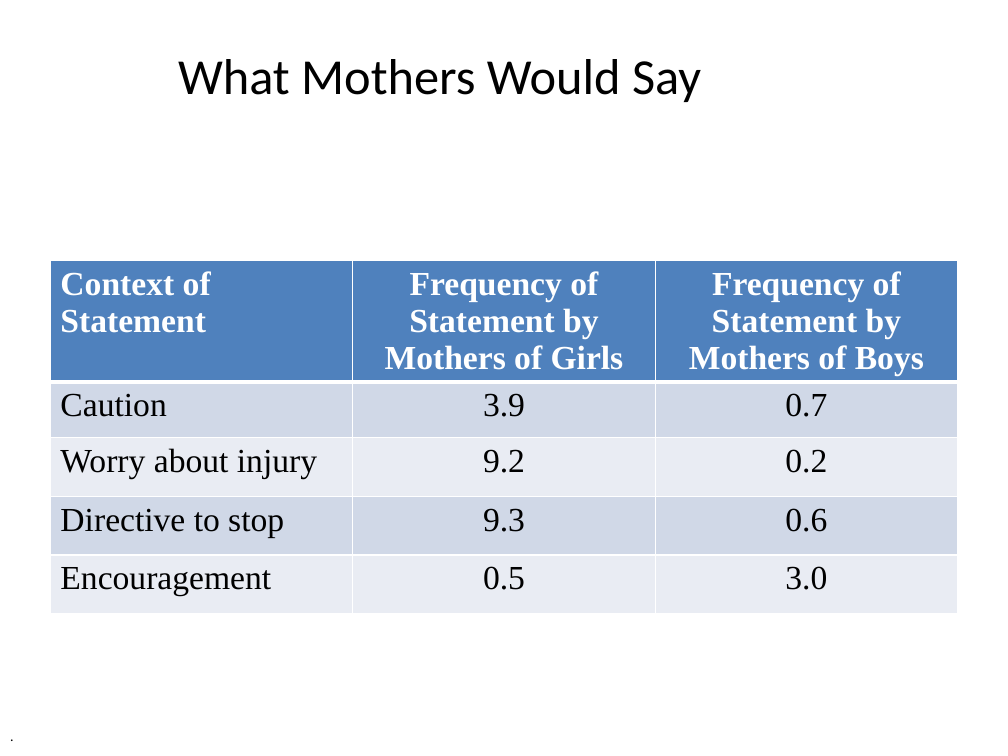
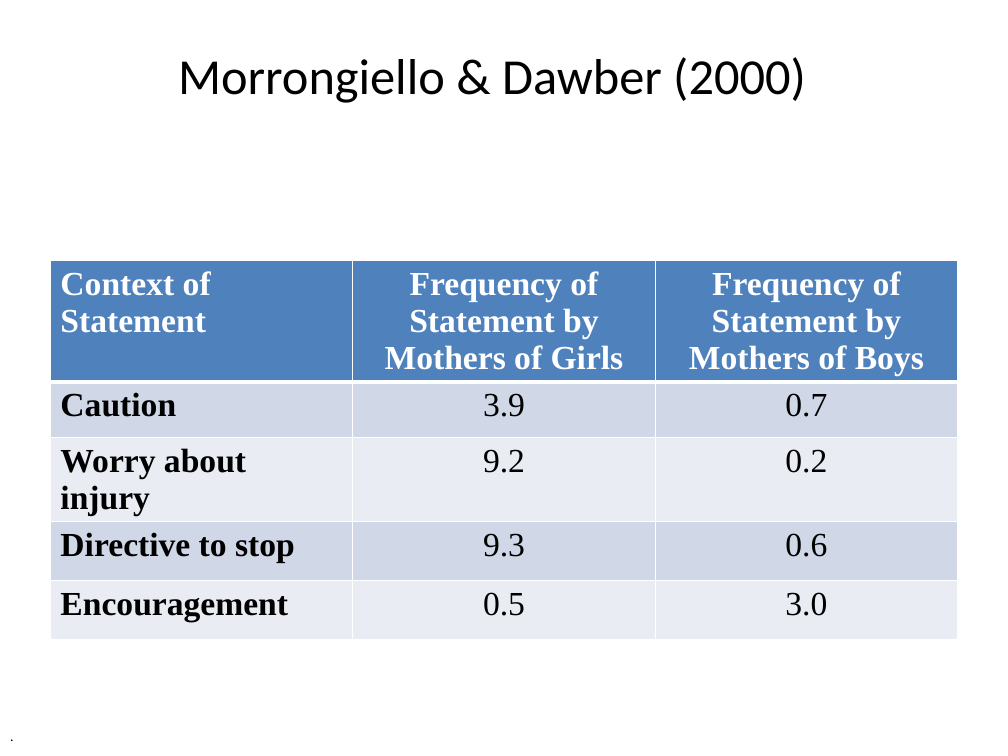
Before and after one commit to npm27/Teaching-Materials, a slide deck: slide 40 of Social Psych/Slides/6 Prejudice and Stereotypes.pptx (slide 41 before the commit). Drawn at 1008x756 pixels with LibreOffice and Linux fonts; fonts in the diff are those of the drawing. Boxes give left, top, right and bottom in pixels: in the first picture for what was removed or moved away, otherwise in the second. Text is boxed around its words. In the diff, an @@ line names an element or a change of style, - is before the commit and + after.

```diff
--- a/Social Psych/Slides/6 Prejudice and Stereotypes.pptx
+++ b/Social Psych/Slides/6 Prejudice and Stereotypes.pptx
@@ title at (178,57,806,103): text changed @@
-What Mothers Would Say
+Morrongiello & Dawber (2000)
@@ table at (50,260,958,626) @@
@@ bold on in "Caution", "Worry about injury", "Directive to stop", "Encouragement" @@
```
Also in this commit, not shown: 25 other slides changed, 6 slides added, 12 slides removed, 2 other files.
